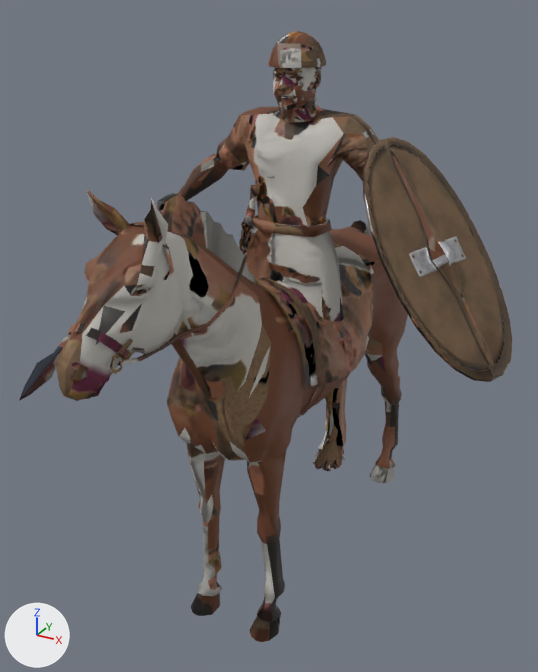
The glTF model public/battles/models/iberian-gallic-cavalry.glb: old version first, new version second.
Before and after are seen from a camera (50 mm lens) standing at (1.27, -2.67, 2.31) and looking at (-0.01, -0.35, 1.15). Arrows for +X, +Y and +Z are at lower left; the lights stay in place. The first picture is the older version. Objects named as collision shapes, trigger or cutter boxes, shadow casters or lower levels of detail are left out. Vertices at exactly the same position are counted once.

Names of what the first picture shows: 'LOD0'.
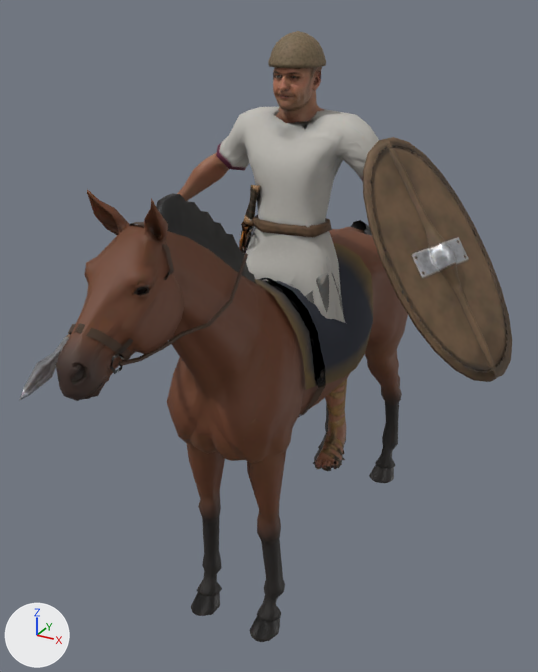
The change, as a list of edits to the scene's bpy script:
```text
Change me_lod0:
    used by ob_lod0; location = (0.0, 0.0, 0.0)
    remove me_lod0.from_pydata(...)  # 3967 vertices, 7216 faces; spans x -0.88..0.87, y -1.55..0.84, z 0.0..2.24
    add me_lod0.from_pydata(...)  # 3969 vertices, 7217 faces; spans x -0.88..0.87, y -1.55..0.84, z 0.0..2.24
    me_lod0 part 1
    86 vertices are removed from x -0.22..0.23, y -0.31..-0.02, z 1.13..1.97
    242 faces are deleted
    26 vertices move from x -0.19..0.22, y -0.28..-0.04, z 1.16..1.56 to x -0.19..0.22, y -0.28..-0.04, z 1.17..1.56
    88 vertices are added at x -0.22..0.23, y -0.3..-0.03, z 1.15..1.97
    243 new faces join them
    me_lod0 part 2
    19 faces are deleted
    2 vertices move within x 0.07, y -1.24, z 1.63
    19 new faces join them
    me_lod0 part 3: 5820 kept faces spanning x -0.88..0.87, y -1.55..0.84, z 0.0..2.24 get new texture (UV) coordinates
```

Pixel boxes (x1, y1, x2, y2) of what changed, in the pictures (538 x 672 px; the box of a moved part takes in the faces that stretch with it):
part 1 of me_lod0, moved or reshaped
    before: (245, 113, 368, 322)
    after: (245, 113, 368, 323)
part 2 of me_lod0, moved or reshaped
    both: (19, 286, 142, 401)
part 3 of me_lod0, surface changed
    both: (19, 31, 491, 642)
